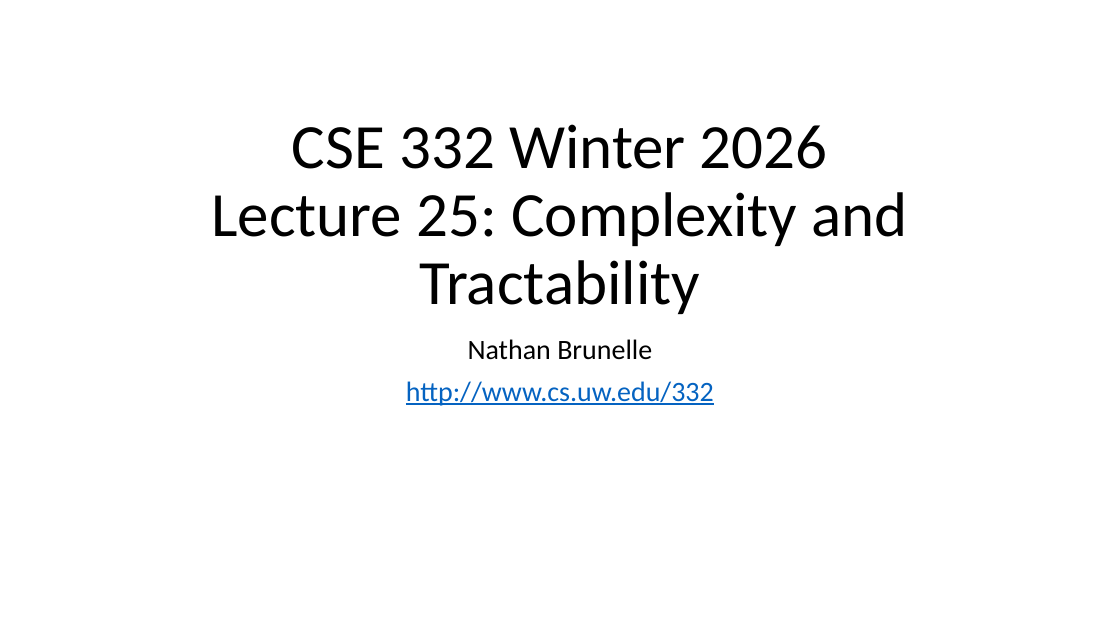
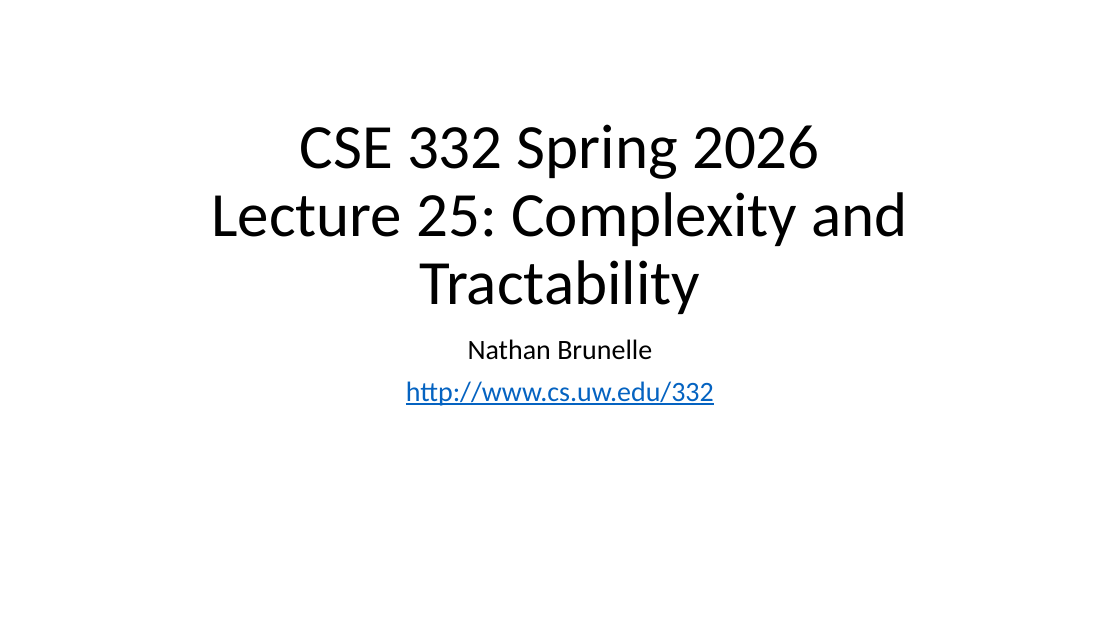
Before and after one commit to natebrunelle/cse332, a slide deck: slide 1 of markdown/files/slides/lecture25_complexity.pptx. Drawn at 1120x630 pixels with LibreOffice and Linux fonts; fonts in the diff are those of the drawing. Boxes give left, top, right and bottom in pixels: in the first picture for what was removed or moved away, otherwise in the second. Text is boxed around its words. In the diff, an @@ line names an element or a change of style, - is before the commit and + after.

```diff
--- a/markdown/files/slides/lecture25_complexity.pptx
+++ b/markdown/files/slides/lecture25_complexity.pptx
@@ title at box(211, 124, 908, 314): text changed @@
-CSE 332 Winter 2026
-Lecture 25: Complexity and Tractability
+CSE 332 Spring 2026
+Lecture 25: Complexity and Tractability
```
Also in this commit, not shown: 3 other files.
